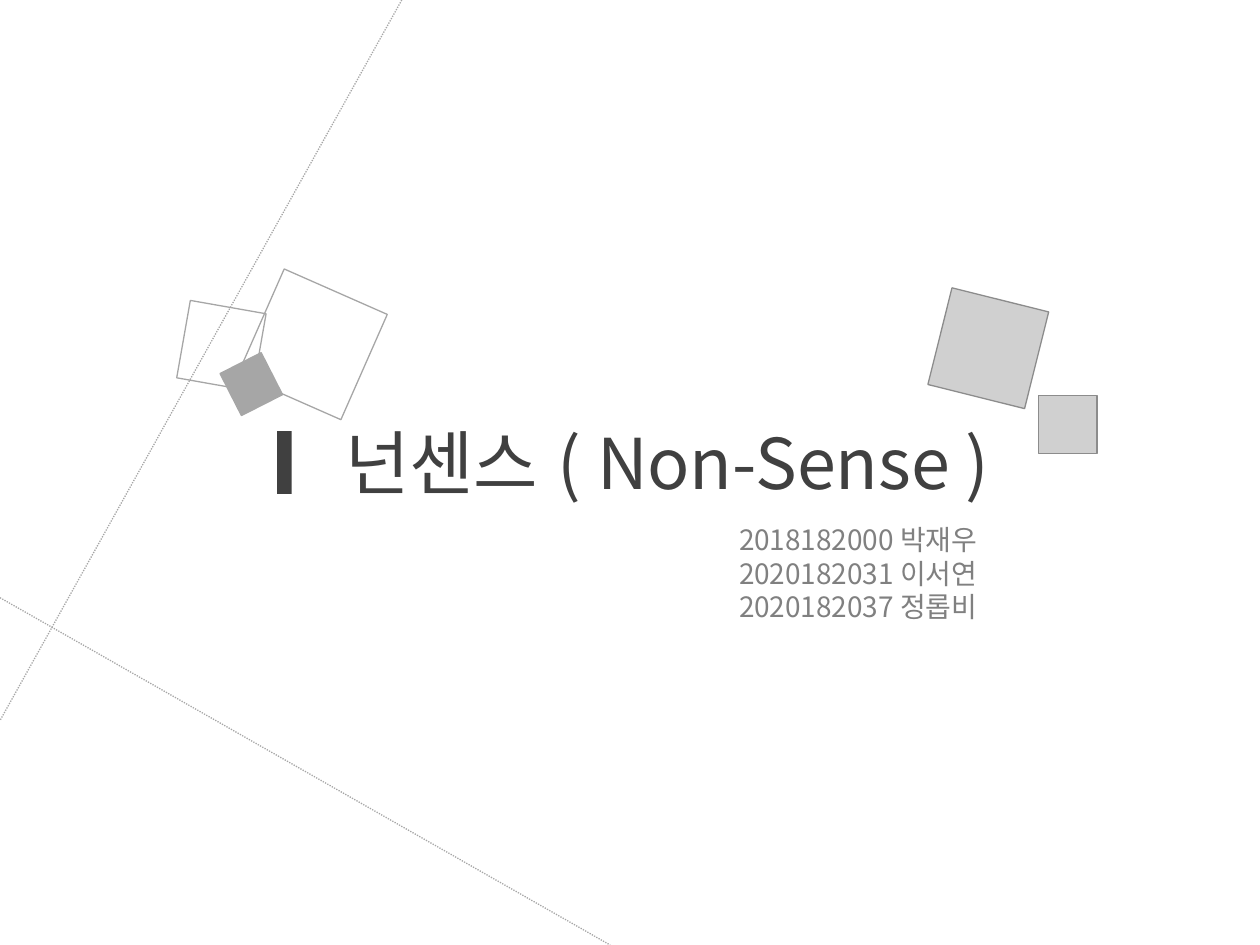
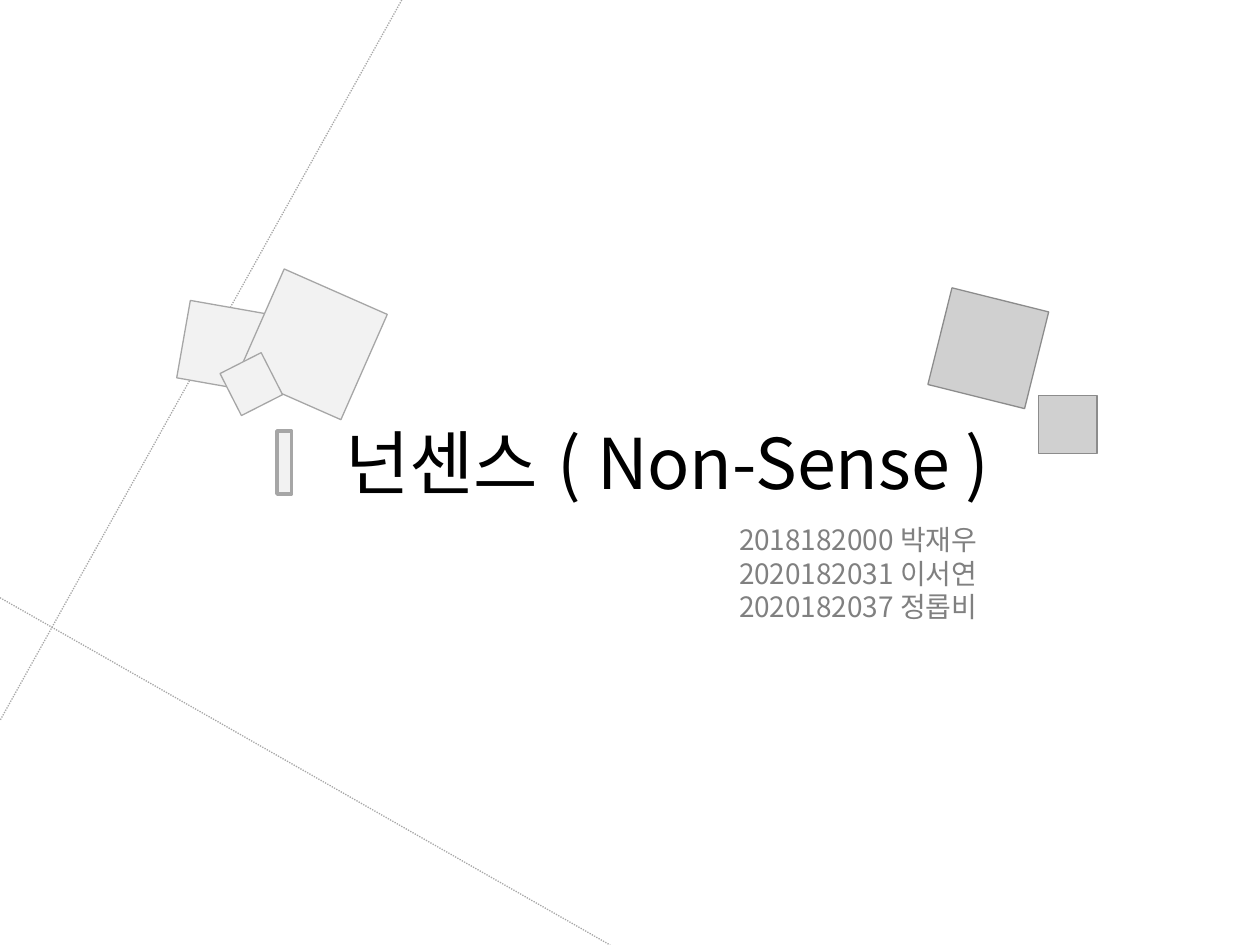
Before and after one commit to JungRobbi/ZolZak, a slide deck: slide 1 of Document/ppt.pptx. Drawn at 1260x945 pixels with LibreOffice and Linux fonts; fonts in the diff are those of the drawing; grey boxes stand for pictures. Boxes give left, top, right and bottom in pixels: in the first picture for what was removed or moved away, otherwise in the second. Text is boxed around its words. In the diff, an @@ line names an element or a change of style, - is before the commit and + after.

```diff
--- a/Document/ppt.pptx
+++ b/Document/ppt.pptx
@@ rectangle at [237,270,386,420]: fill none to #F2F2F2 @@
@@ rectangle at [177,300,266,390]: fill none to #F2F2F2 @@
@@ rectangle at [220,354,283,416]: fill #A6A6A6 to #F2F2F2 @@
@@ text "넌센스 ( Non-Sense )" at [345,431,950,493]: text colour #404040 to #000000 @@
@@ rectangle at [277,431,292,494]: fill #404040 to #F2F2F2; outline none to #A6A6A6 2 pt @@
```
Also in this commit, not shown: 2 other slides changed, 30 slides added, 1 slide removed, 1 other file.
